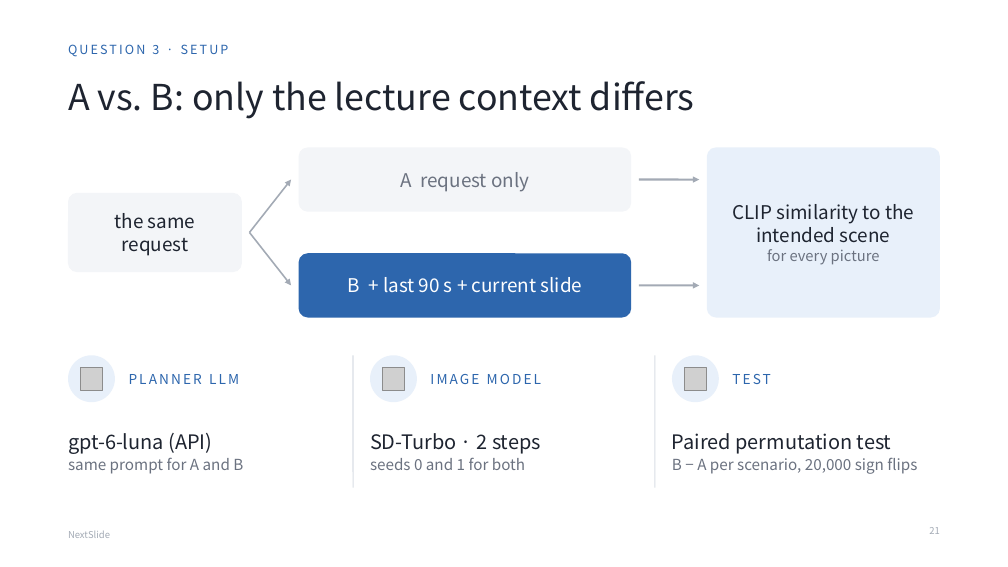
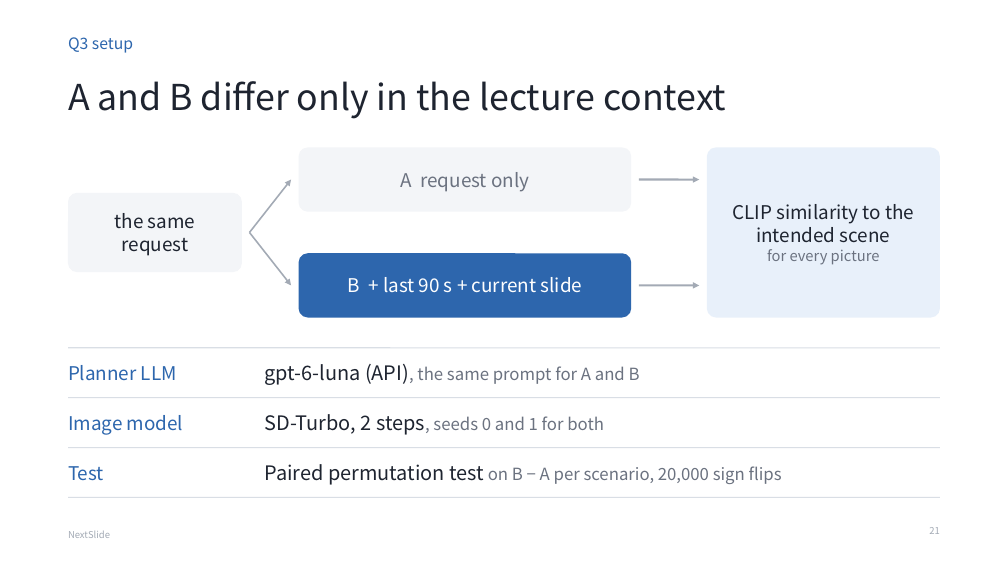
Before and after one commit to nunu0404/GenAI-proj-2026, a slide deck: slide 21 of docs/presentation/NextSlide_final.pptx. Drawn at 1008x567 pixels with LibreOffice and Linux fonts; fonts in the diff are those of the drawing; grey boxes stand for pictures. Boxes give left, top, right and bottom in pixels: in the first picture for what was removed or moved away, otherwise in the second. Text is boxed around its words. In the diff, an @@ line names an element or a change of style, - is before the commit and + after.

```diff
--- a/docs/presentation/NextSlide_final.pptx
+++ b/docs/presentation/NextSlide_final.pptx
@@ text at [68, 37, 133, 53]: text changed; size 12 to 15 pt @@
-QUESTION 3 · SETUP
+Q3 setup
@@ title at [68, 81, 726, 119]: text changed @@
-A vs. B: only the lecture context differs
+A and B differ only in the lecture context
@@ ellipse removed at [68, 355, 115, 402] @@
@@ line added from (68, 348) to (940, 348), #D9DEE5 1 pt @@
@@ vertical alignment top to middle in 3 elements at [265, 464, 782, 485], [265, 414, 604, 435], [265, 364, 640, 385] @@
@@ line removed from (353, 355) to (353, 488) @@
@@ ellipse removed at [370, 355, 417, 402] @@
@@ ellipse removed at [672, 355, 719, 402] @@
@@ text at [68, 365, 177, 381]: text changed; size 13 to 18 pt @@
-PLANNER LLM
+Planner LLM
@@ picture removed at [80, 368, 103, 390] @@
@@ text at [265, 364, 640, 385]: text changed; size 14.5 to 16 pt @@
-gpt-6-luna (API)
-same prompt for A and B
+gpt-6-luna (API), the same prompt for A and B
@@ picture removed at [383, 368, 405, 390] @@
@@ picture removed at [684, 368, 707, 390] @@
@@ text at [68, 415, 183, 435]: text changed; size 13 to 18 pt @@
-IMAGE MODEL
+Image model
@@ line added from (68, 398) to (940, 398), #D9DEE5 1 pt @@
@@ text at [265, 414, 604, 435]: text changed; size 14.5 to 16 pt @@
-SD-Turbo · 2 steps
-seeds 0 and 1 for both
+SD-Turbo, 2 steps, seeds 0 and 1 for both
@@ line added from (68, 448) to (940, 448), #D9DEE5 1 pt @@
@@ text at [68, 466, 104, 481]: text changed; size 13 to 18 pt @@
-TEST
+Test
@@ text at [265, 464, 782, 485]: text changed; size 14.5 to 16 pt @@
-Paired permutation test
-B − A per scenario, 20,000 sign flips
+Paired permutation test on B − A per scenario, 20,000 sign flips
@@ line moved from (655, 355) - (655, 488) to (68, 498) - (940, 498) @@
```
Also in this commit, not shown: 26 other slides changed, 1 slide added, 1 slide removed, 34 other files.
